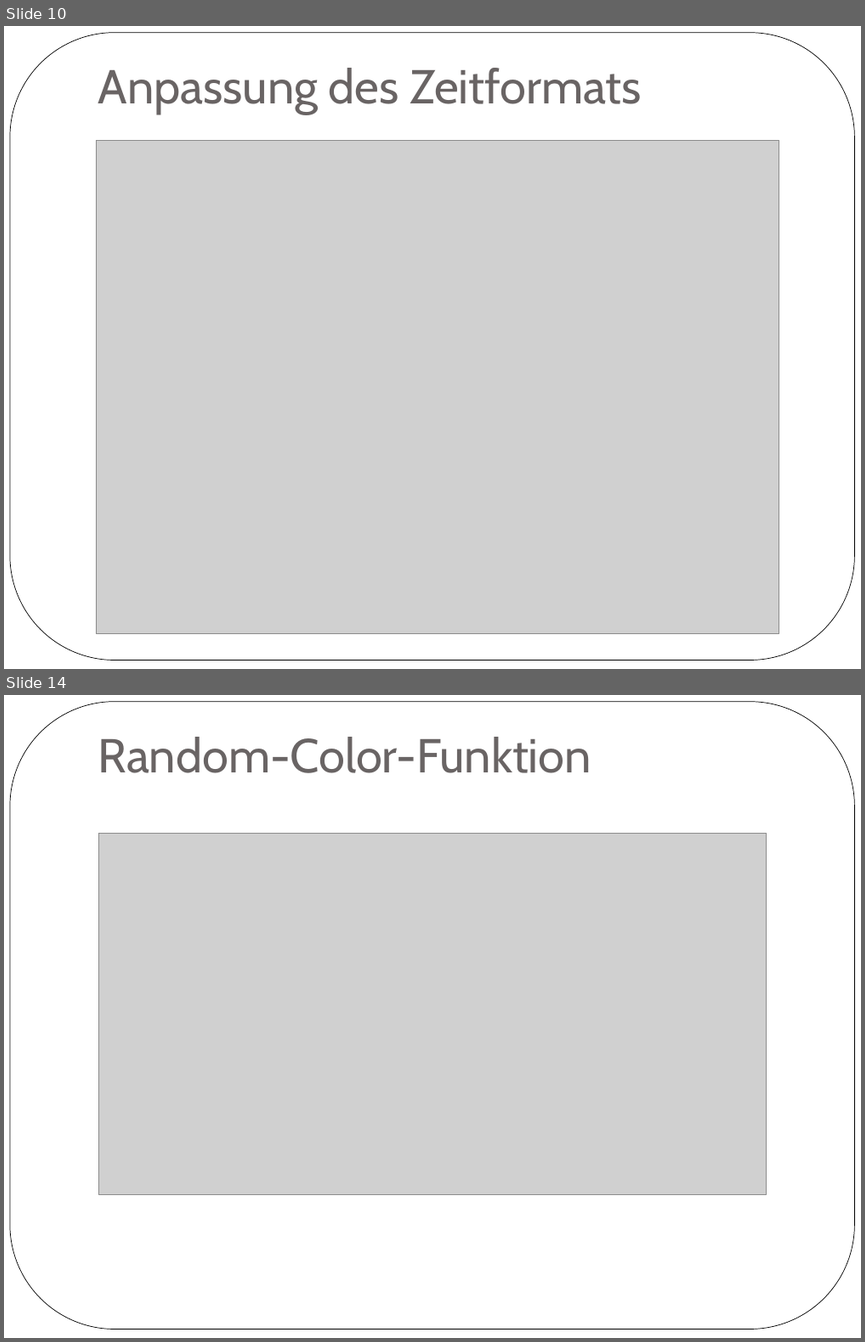
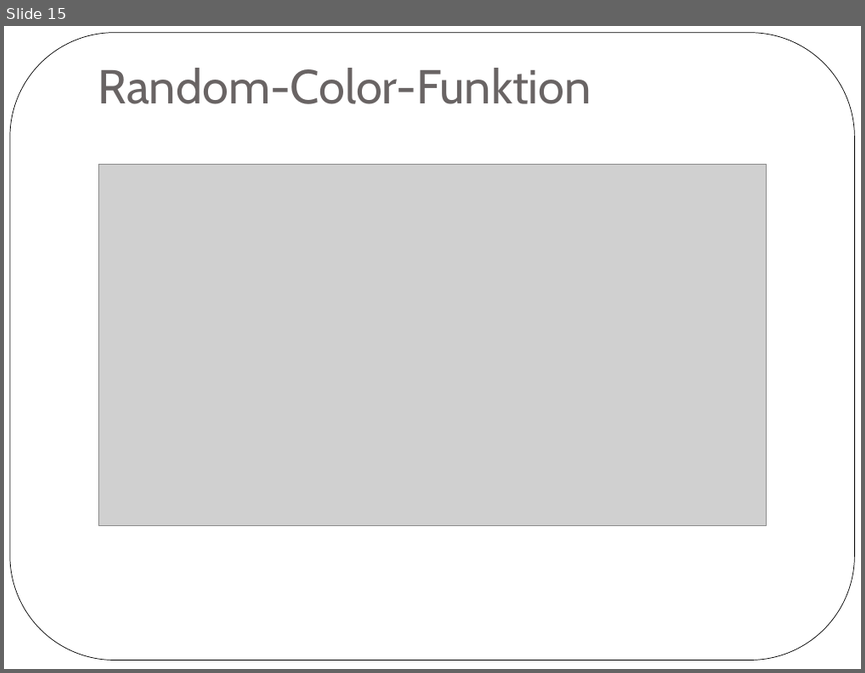
Before and after one commit to vanScoota/GPXtoSVG, a slide deck: Präsentation/Zwischenpräsentation.ppt. Shown one above the other, each under a label of ours: slides 10 and 14 before the commit, slide 15 after it; the slides between them are not shown. The pictures are 865x1342 and 865x673 pixels, drawn with LibreOffice and Linux fonts; fonts in the diff are those of the drawing; grey boxes stand for pictures. Boxes give left, top, right and bottom in pixels: in the first picture for what was removed or moved away, otherwise in the second. Text is boxed around its words. In the diff, an @@ line names an element or a change of style, - is before the commit and + after.

```diff
--- a/Präsentation/Zwischenpräsentation.ppt
+++ b/Präsentation/Zwischenpräsentation.ppt
@@ slide 10 removed at (4,26,861,669), background #FFFFFF; not listed: 1 template element that a slide beside it also shows @@
@@ title removed at (98,68,642,114) @@
-Anpassung des Zeitformats
@@ picture removed at (97,141,779,634) @@
@@ what was slide 14 is now slide 15 @@
```
Also in this commit, not shown: 7 slides changed, 6 slides added, 4 other slides removed, 7 other files.
